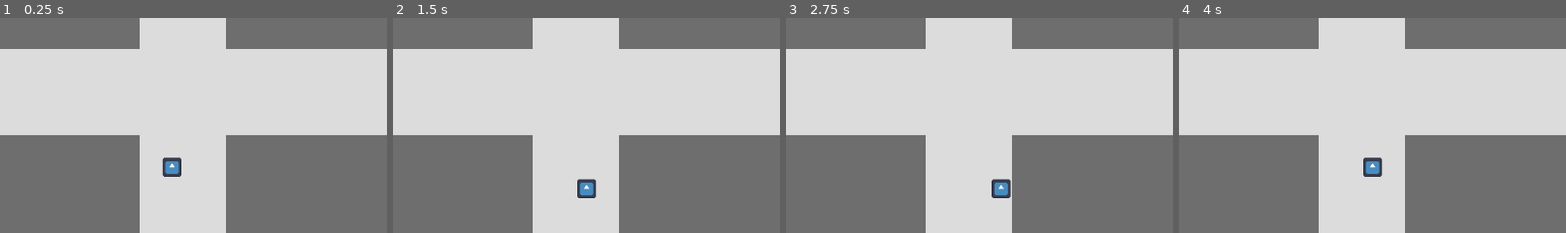
Above: before the commit, frames 1-4 (left to right).
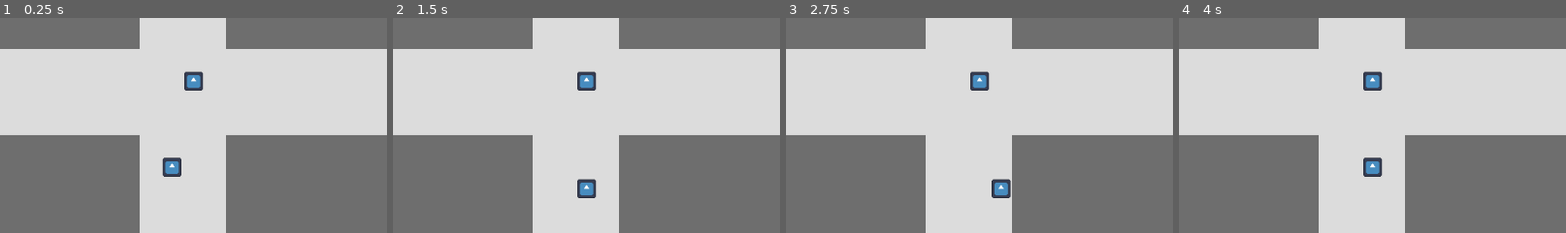
Above: after the commit, the same moments.

Repository: MirialisT/Project-Ataraxia
Game: Godot game, scene res://Scenes/node_2d.tscn
Same seed, same stepped clock (60 frames per second), same inputs: the game is played once before the commit and once after it. The engine's default icon, where the game draws it, is replaced by a stand-in: a white triangle on a blue panel in a dark square.
Inputs:
- Up to frame 1 (0.25 s): no input
- Up to frame 2 (1.5 s): tap Enter at 0.5 s; hold Right (move_right) 0.53-1.28 s; hold Space (Interact) 0.53-1.28 s; hold Down (move_down) from 1.28 s (still down); tap Space (Interact) at 1.35 s
- Up to frame 3 (2.75 s): tap Enter at 2 s; release Down (move_down) at 2.03 s; hold Right (move_right) from 2.03 s (still down); hold Space (Interact) from 2.03 s (still down)
- Up to frame 4 (4 s): release Right (move_right) at 2.78 s; release Space (Interact) at 2.78 s; hold Up (move_up) 2.78-3.53 s; tap Space (Interact) at 2.85 s; tap Enter at 3.5 s; hold Left (move_left) from 3.53 s (still down); hold Space (Interact) from 3.53 s (still down)
The pictures show only the part of the screen within x 26-76%, y 18-68%; the shares and areas given below are measured in that part.

The runs differ from the first frame. In frame 1, 0.4% of the frame differs, in the area x 47-53%, y 24-34%; in frame 2, 0.4%; in frame 3, 0.4%; in frame 4, 0.4%.

Commit message:
basic interaction + npc damage

Diff:
--- a/Ataraxia_GD/Scenes/node_2d.tscn
+++ b/Ataraxia_GD/Scenes/node_2d.tscn
@@ -1,9 +1,10 @@
-[gd_scene load_steps=8 format=4 uid="uid://y5q6m6r8khvj"]
+[gd_scene load_steps=9 format=4 uid="uid://y5q6m6r8khvj"]
 
 [ext_resource type="Texture2D" uid="uid://cgfctdk0a0uxh" path="res://Tilesets/Sprite-0001.png" id="1_o3ici"]
 [ext_resource type="Script" path="res://Scripts/player.gd" id="2_rse3e"]
 [ext_resource type="Texture2D" uid="uid://dpdlwou6fgyck" path="res://Sprites/icon.svg" id="3_dh484"]
 [ext_resource type="PackedScene" uid="uid://cnb07n7st34av" path="res://PropertyController.tscn" id="4_wj8c6"]
+[ext_resource type="Script" path="res://Scenes/npc.gd" id="5_orh1u"]
 
 [sub_resource type="TileSetAtlasSource" id="TileSetAtlasSource_v1o2v"]
 texture = ExtResource("1_o3ici")
@@ -43,7 +44,30 @@
 
 [node name="RayCast2D" type="RayCast2D" parent="player"]
 target_position = Vector2(0, 32)
+collision_mask = 3
+collide_with_areas = true
 
 [node name="UI" type="CanvasLayer" parent="player"]
 
 [node name="PropertyController" parent="player" instance=ExtResource("4_wj8c6")]
+
+[node name="npc" type="Area2D" parent="."]
+position = Vector2(572, 195)
+collision_layer = 2
+script = ExtResource("5_orh1u")
+
+[node name="Sprite2D" type="Sprite2D" parent="npc"]
+scale = Vector2(0.21875, 0.21875)
+texture = ExtResource("3_dh484")
+
+[node name="CollisionShape2D" type="CollisionShape2D" parent="npc"]
+shape = SubResource("RectangleShape2D_xvac6")
+
+[node name="RayCast2D" type="RayCast2D" parent="npc"]
+target_position = Vector2(0, 32)
+collision_mask = 3
+collide_with_areas = true
+
+[node name="UI" type="CanvasLayer" parent="npc"]
+
+[node name="PropertyController" parent="npc" instance=ExtResource("4_wj8c6")]
--- /dev/null
+++ b/Ataraxia_GD/Scenes/npc.gd
@@ -0,0 +1,46 @@
+extends Area2D
+class_name Entity
+
+@export var tile_size = 32
+@export var uq_id = 1231245214
+@onready var race_controller = $PropertyController/RaceController
+@onready var stats_controller = $PropertyController/StatsController
+# @onready var body = $PropertyController/BodyController.Body.new()
+@onready var race = race_controller.Human.new()
+@onready var stats_handler = stats_controller.StatsHandler.new()
+#var inputs = {
+	#"move_right": Vector2.RIGHT,
+	#"move_left": Vector2.LEFT,
+	#"move_up": Vector2.UP,
+	#"move_down": Vector2.DOWN
+	#}
+
+# Called when the node enters the scene tree for the first time.
+func _ready():
+	position = position.snapped(Vector2.ONE * tile_size)
+	position += Vector2.ONE * tile_size/2
+	stats_handler.get_info()
+	print(uq_id)
+	print(race.race_name, race.get_race_buffs())
+
+#func _unhandled_input(event):
+	#if event.is_action_pressed("Interact"):
+		#stats_handler.level_up()
+		#var target = $RayCast2D.get_collider()
+		#if target != null:
+			#print("Hey ",target)
+	#for dir in inputs.keys():
+		#if event.is_action_pressed(dir):
+			#move(dir)
+
+#func collision_handler(direction):
+	#var raycast_x = tile_size * inputs[direction][0]
+	#var raycast_y = tile_size * inputs[direction][1]
+	#$RayCast2D.target_position = Vector2(raycast_x, raycast_y)
+	#$RayCast2D.force_raycast_update()
+	#return !$RayCast2D.is_colliding()
+
+#func move(dir):
+	#stats_handler.get_info()
+	#if collision_handler(dir):
+		#position += inputs[dir] * tile_size
--- a/Ataraxia_GD/Scripts/player.gd
+++ b/Ataraxia_GD/Scripts/player.gd
@@ -1,9 +1,10 @@
 extends Area2D
+class_name Player
 
 @export var tile_size = 32
 @onready var race_controller = $PropertyController/RaceController
 @onready var stats_controller = $PropertyController/StatsController
-@onready var body = $PropertyController/BodyController
+# @onready var body = $PropertyController/BodyController.Body.new()
 @onready var race = race_controller.Human.new()
 @onready var stats_handler = stats_controller.StatsHandler.new()
 var inputs = {
@@ -25,12 +26,18 @@
 		stats_handler.level_up()
 		var target = $RayCast2D.get_collider()
 		if target != null:
-			print("Hey", target)
+			print("Hey ",target)
+		if target is Entity:
+			print("It can be alive, either NPC or beast")
+			if target.stats_handler.is_alive:
+				print("It's actually alive, hitting!")
+				target.stats_handler.damage(10)
+			else: print("It's already dead...")
 	for dir in inputs.keys():
 		if event.is_action_pressed(dir):
 			move(dir)
 
-func raycast_handler(direction):
+func collision_handler(direction):
 	var raycast_x = tile_size * inputs[direction][0]
 	var raycast_y = tile_size * inputs[direction][1]
 	$RayCast2D.target_position = Vector2(raycast_x, raycast_y)
@@ -38,7 +45,6 @@
 	return !$RayCast2D.is_colliding()
 
 func move(dir):
-	if raycast_handler(dir) and stats_handler.is_alive_check():
-		stats_handler.damage(10)
-		stats_handler.get_info()
+	#stats_handler.get_info()
+	if collision_handler(dir):
 		position += inputs[dir] * tile_size
--- a/Ataraxia_GD/body_controller.gd
+++ b/Ataraxia_GD/body_controller.gd
@@ -4,20 +4,27 @@
 	var is_intact: bool = true
 	var bp_name = "placeholder_name"
 	var bp_health: int = 100
+	# For later: mix health system with hemorrhage, get wounds with health_dmg + wound_severity
 	func _init(bodypart_name):
 		bp_name = bodypart_name
+		log_stat()
 	func take_damage(damage: int):
 		bp_health -= damage
 		if bp_health <= 0:
 			bp_health = 0
 			is_intact = false
+	#*
+	func log_stat():
+		print("BodyPart:%s:%d:%s" % [bp_name, bp_health, is_intact])
 
 class Body:
 	var bodyparts_container = {
-		"bodypart_HEAD": BodyPart.new("head"),
-		"bodypart_TORSO": BodyPart.new("torso"),
-		"bodypart_LHAND": BodyPart.new("lefthand"),
-		"bodypart_RHAND": BodyPart.new("righthand"),
-		"bodypart_LLEG": BodyPart.new("leftleg"),
-		"bodypart_RLEG": BodyPart.new("rightleg")
+		"head": BodyPart.new("head"),
+		"torso": BodyPart.new("torso"),
+		"lefthand": BodyPart.new("lefthand"),
+		"righthand": BodyPart.new("righthand"),
+		"leftleg": BodyPart.new("leftleg"),
+		"rightleg": BodyPart.new("rightleg")
 	}
+	func bodypart_get_hit(bodypart_name, damage_amount: int):
+		bodyparts_container[bodypart_name].take_damage(damage_amount)
--- a/Ataraxia_GD/stat_controller.gd
+++ b/Ataraxia_GD/stat_controller.gd
@@ -29,18 +29,22 @@
 		current_health = max_health
 
 	func get_health(): return current_health
-	func heal(heal: int): current_health += heal
+	func heal(heal_amount: int): current_health += heal_amount
 	func restore_health(): current_health = max_health
-	func damage(damage: int):
-		current_health -= damage
+	func damage(damage_amount: int):
+		print("Got hit by %d!" % damage_amount)
+		current_health -= damage_amount
 		if current_health <= 0:
 			current_health = 0
 			is_alive = false
 			print("DEAD")
 	func is_alive_check(): return is_alive
 	func get_info():
-		print("Current health: %d, max health: %d, level: %d, spare points: %d" % [current_health, max_health, level, spare_points])
-		print(stats)
+		if is_alive:
+			print("Current health: %d, max health: %d, level: %d, spare points: %d" % [current_health, max_health, level, spare_points])
+			print(stats)
+		else:
+			print("DEAD")
 
 	func _init():
 		level_up()
